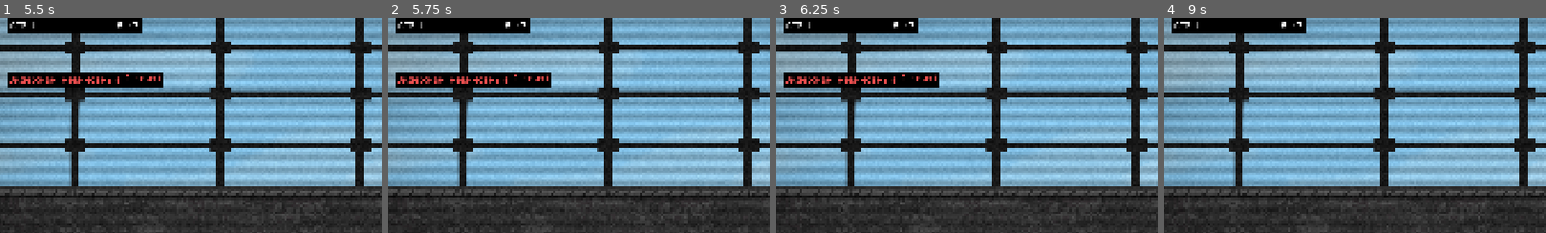
Above: before the commit, frames 1-4 (left to right).
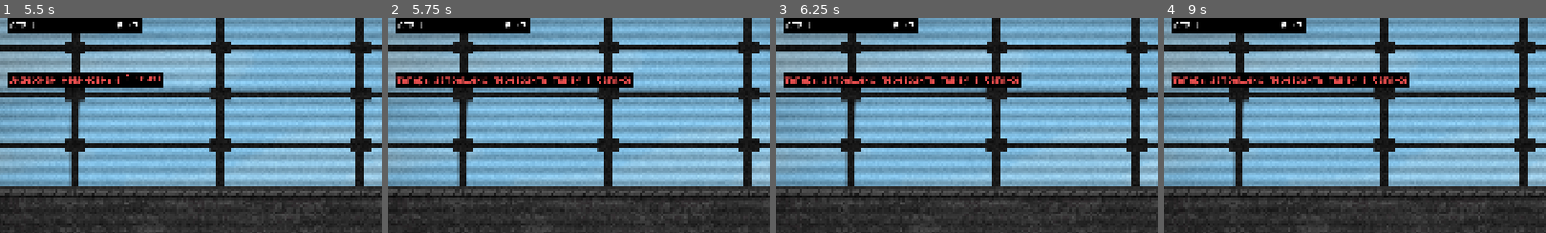
Above: after the commit, the same moments.

Repository: meowzyness/gayjam
Game: Godot game, scene res://Scenes/main_menu.tscn
The game is run twice, just before and just after one commit, with the same random seed, the same clock (stepped at 60 frames per second) and the same inputs.
Inputs (mouse positions are % of the whole screen's width and height, from its top left):
- Up to frame 1 (5.5 s): click "Начать" at 0.5 s; click "Задержать" at 1.25 s; click "Задержать" at 2 s; click "Задержать" at 2.75 s; tap Enter at 3.5 s; move the mouse to (72, 51) at 3.52 s; click (72, 51) at 3.67 s; tap Space at 3.77, 4.52 s; move the mouse to (75, 50) at 4.27 s; click (75, 50) at 4.42 s; move the mouse to (74, 50) at 5.02 s; click (74, 50) at 5.17 s
- Up to frame 2 (5.75 s): no input
- Up to frame 3 (6.25 s): move the mouse to (73, 49) at 5.77 s; click (73, 49) at 5.92 s; tap Space at 6.02 s
- Up to frame 4 (9 s): move the mouse to (73, 49) at 6.52 s; click (73, 49) at 6.67 s; tap Space at 6.77, 7.52 s; tap Escape at 7.15 s; move the mouse to (72, 50) at 7.27 s; click (72, 50) at 7.42 s; move the mouse to (71, 49) at 8.02 s; click (71, 49) at 8.17 s; move the mouse to (72, 51) at 8.77 s; click (72, 51) at 8.92 s
The pictures show only the part of the screen within x 3-53%, y 4-54%; the shares and areas given below are measured in that part.

Frame 1 is identical in both runs. In frame 2, 2.4% of the frame differs, in the area x 2-65%, y 25-33%; in frame 3, 2.4%; in frame 4, 4.3%.

Commit message:
fixing_pumpkin

Diff:
--- a/Scenes/UI.tscn
+++ b/Scenes/UI.tscn
@@ -30,6 +30,17 @@
 
 [sub_resource type="PlaceholderTexture3D" id="PlaceholderTexture3D_l845i"]
 
+[sub_resource type="StyleBoxTexture" id="StyleBoxTexture_btn_normal"]
+texture = ExtResource("8_btn_normal")
+
+[sub_resource type="StyleBoxTexture" id="StyleBoxTexture_btn_pressed"]
+texture = ExtResource("10_btn_press")
+
+[sub_resource type="StyleBoxTexture" id="StyleBoxTexture_btn_hover"]
+texture = ExtResource("9_btn_hover")
+
+[sub_resource type="StyleBoxEmpty" id="StyleBoxEmpty_btn_focus"]
+
 [sub_resource type="StyleBoxFlat" id="StyleBoxFlat_48q88"]
 bg_color = Color(0.18, 0.18, 0.22, 1)
 corner_radius_top_left = 6
@@ -38,8 +49,6 @@
 corner_radius_bottom_left = 6
 
 [sub_resource type="PlaceholderTexture2D" id="PlaceholderTexture2D_d6pv0"]
-
-[sub_resource type="CanvasTexture" id="CanvasTexture_wvm1h"]
 
 [sub_resource type="StyleBoxFlat" id="StyleBoxFlat_white"]
 bg_color = Color(1, 1, 1, 1)
@@ -53,26 +62,15 @@
 corner_radius_bottom_right = 6
 corner_radius_bottom_left = 6
 
+[sub_resource type="RectangleShape2D" id="RectangleShape2D_wunin"]
+size = Vector2(658.45685, 691.5326)
+
 [sub_resource type="StyleBoxFlat" id="StyleBoxFlat_mg6lk"]
 bg_color = Color(0.18, 0.18, 0.22, 1)
 corner_radius_top_left = 6
 corner_radius_top_right = 6
 corner_radius_bottom_right = 6
 corner_radius_bottom_left = 6
-
-[sub_resource type="StyleBoxTexture" id="StyleBoxTexture_btn_normal"]
-texture = ExtResource("8_btn_normal")
-
-[sub_resource type="StyleBoxTexture" id="StyleBoxTexture_btn_hover"]
-texture = ExtResource("9_btn_hover")
-
-[sub_resource type="StyleBoxTexture" id="StyleBoxTexture_btn_pressed"]
-texture = ExtResource("10_btn_press")
-
-[sub_resource type="StyleBoxEmpty" id="StyleBoxEmpty_btn_focus"]
-
-[sub_resource type="RectangleShape2D" id="RectangleShape2D_wunin"]
-size = Vector2(658.45685, 691.5326)
 
 [node name="UI" type="Control" unique_id=1778935788 node_paths=PackedStringArray("scanner", "dossier", "button_inspect", "button_arrest", "button_exit", "banned_people", "banned_citizenships")]
 layout_mode = 3
@@ -168,7 +166,6 @@
 layout_mode = 2
 size_flags_horizontal = 4
 size_flags_vertical = 4
-
 theme_override_fonts/font = ExtResource("7_mixserif")
 theme_override_font_sizes/font_size = 28
 theme_override_styles/normal = SubResource("StyleBoxTexture_btn_normal")
--- a/Scripts/UI.gd
+++ b/Scripts/UI.gd
@@ -31,6 +31,7 @@
 	if button_exit:
 		button_exit.pressed.connect(_on_exit_pressed)
 		button_exit.mouse_entered.connect(_on_button_hover)
+	generate_random_events()
 	update(null)
 
 func _on_button_hover() -> void:
@@ -159,8 +160,8 @@
 
 
 func generate_random_events():
-	await get_tree().create_timer(10.0).timeout
-	var r = randi_range(1, 11)
+	await get_tree().create_timer(5.0).timeout
+	var r = randi_range(10, 11)
 	if r == 1:
 		Globals.add_ban(randi_range(1, 14), 'banned_ages')
 		print(Globals.ban['banned_ages'])
@@ -230,4 +231,6 @@
 		status_label.visible = true
 		status_label.get_child(0).start()
 		print(Globals.ban['banned_baggage'])
+	for p in Globals.people:
+		p.update()
 	generate_random_events()
--- a/Scripts/globals.gd
+++ b/Scripts/globals.gd
@@ -109,6 +109,8 @@
 	"banned_baggage": []
 }
 
+var people = []
+
 
 func _ready() -> void:
 	pass
--- a/Scripts/person.gd
+++ b/Scripts/person.gd
@@ -17,6 +17,7 @@
 
 func _ready():
 	personality = Personality.new()
+	Globals.people.append(personality)
 	var sprite: Sprite2D = $Sprite2D as Sprite2D
 	sprite.texture = personality.totaly_real_texture
 
--- a/Scripts/personality.gd
+++ b/Scripts/personality.gd
@@ -166,3 +166,13 @@
 					print('Преступник появился с багажом ', baggage[-1])
 	else:
 		traitor = false
+
+
+func update():
+	if citizenship in Globals.ban['banned_citizenships']:
+		traitor = true
+		sussyness = randi_range(7, 10) / 10.0
+	for b in baggage:
+		if b in Globals.ban['banned_baggage']:
+			traitor = true
+			sussyness = randi_range(7, 10) / 10.0
--- /dev/null
+++ b/Sprites/ui/icon.svg
@@ -0,0 +1 @@
+<svg xmlns="http://www.w3.org/2000/svg" width="128" height="128"><rect width="124" height="124" x="2" y="2" fill="#363d52" stroke="#212532" stroke-width="4" rx="14"/><g fill="#fff" transform="translate(12.322 12.322)scale(.101)"><path d="M105 673v33q407 354 814 0v-33z"/><path fill="#478cbf" d="m105 673 152 14q12 1 15 14l4 67 132 10 8-61q2-11 15-15h162q13 4 15 15l8 61 132-10 4-67q3-13 15-14l152-14V427q30-39 56-81-35-59-83-108-43 20-82 47-40-37-88-64 7-51 8-102-59-28-123-42-26 43-46 89-49-7-98 0-20-46-46-89-64 14-123 42 1 51 8 102-48 27-88 64-39-27-82-47-48 49-83 108 26 42 56 81zm0 33v39c0 276 813 276 814 0v-39l-134 12-5 69q-2 10-14 13l-162 11q-12 0-16-11l-10-65H446l-10 65q-4 11-16 11l-162-11q-12-3-14-13l-5-69z"/><path d="M483 600c0 34 58 34 58 0v-86c0-34-58-34-58 0z"/><circle cx="725" cy="526" r="90"/><circle cx="299" cy="526" r="90"/></g><g fill="#414042" transform="translate(12.322 12.322)scale(.101)"><circle cx="307" cy="532" r="60"/><circle cx="717" cy="532" r="60"/></g></svg>
Not shown, added: Sprites/ui/icon.svg.import
